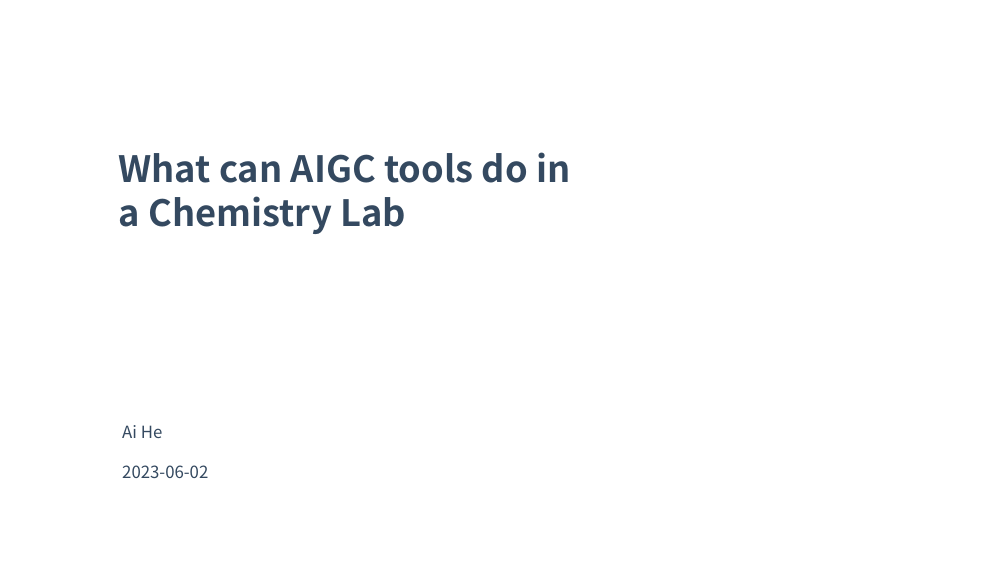
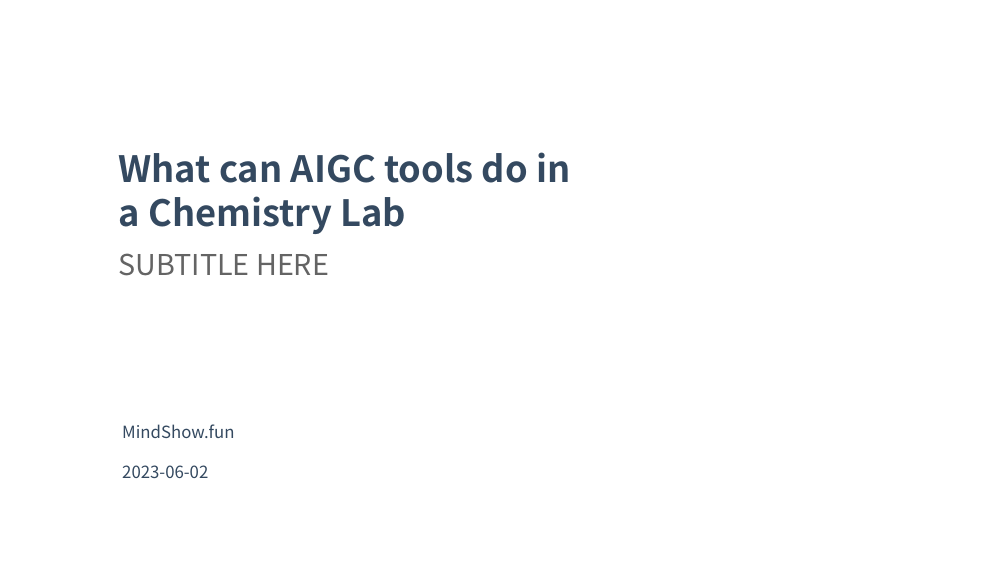
Before and after one commit to martian-yan/aigc_in_chemistry, a slide deck: slide 1 of What can AIGC tools do in a Chemistry Lab.pptx. Drawn at 1008x567 pixels with LibreOffice and Linux fonts; fonts in the diff are those of the drawing; background and template pictures are left out. Boxes give left, top, right and bottom in pixels: in the first picture for what was removed or moved away, otherwise in the second. Text is boxed around its words. In the diff, an @@ line names an element or a change of style, - is before the commit and + after.

```diff
--- a/What can AIGC tools do in a Chemistry Lab.pptx
+++ b/What can AIGC tools do in a Chemistry Lab.pptx
@@ text added at [119,253,329,276], 20.5 pt, text #646464 @@
+SUBTITLE HERE
@@ text at [122,424,234,438]: text changed @@
-Ai He
+MindShow.fun
```
Also in this commit, not shown: 3 other slides changed, 6 slides added, 1 slide removed, 3 other files.
